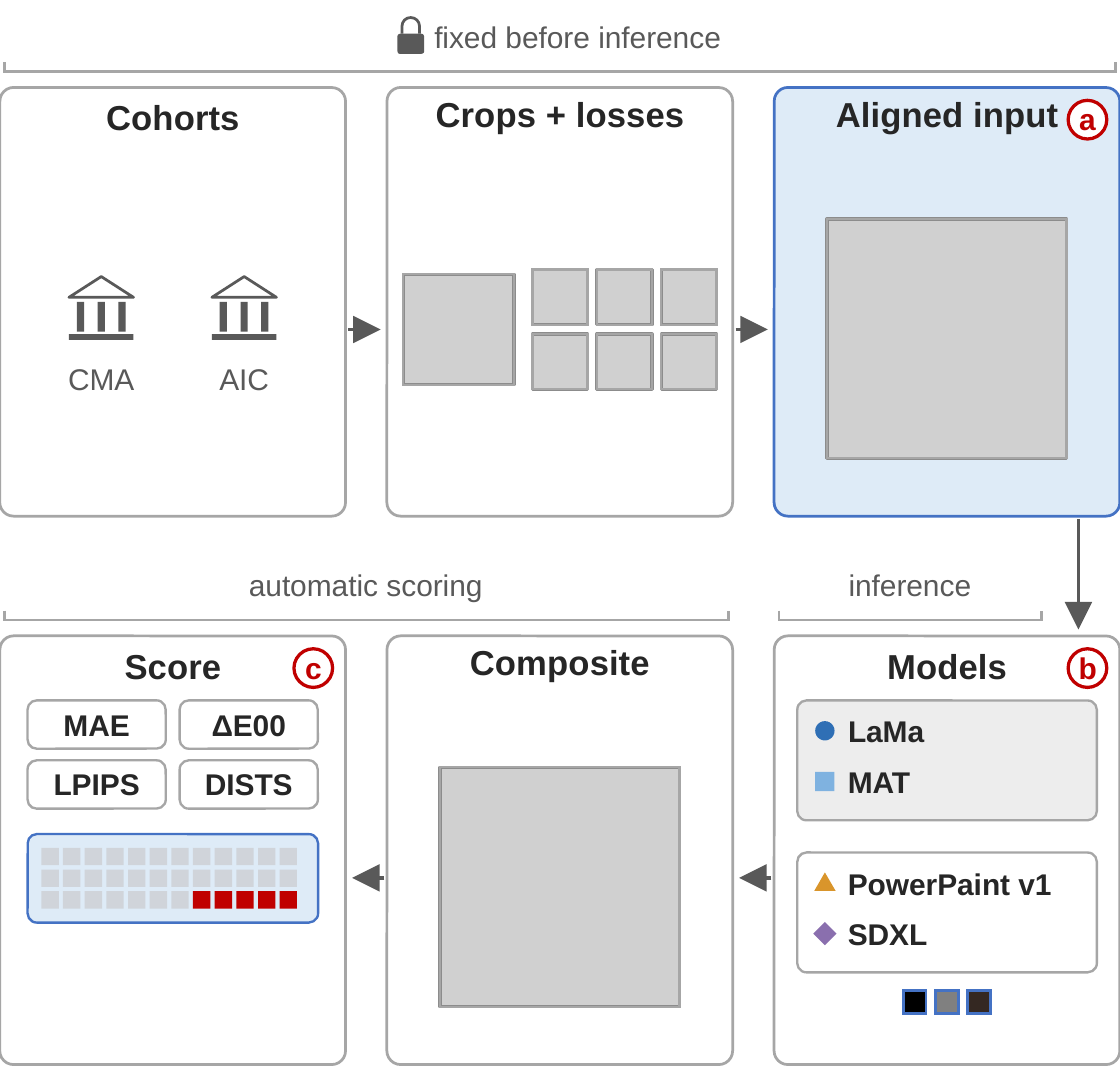
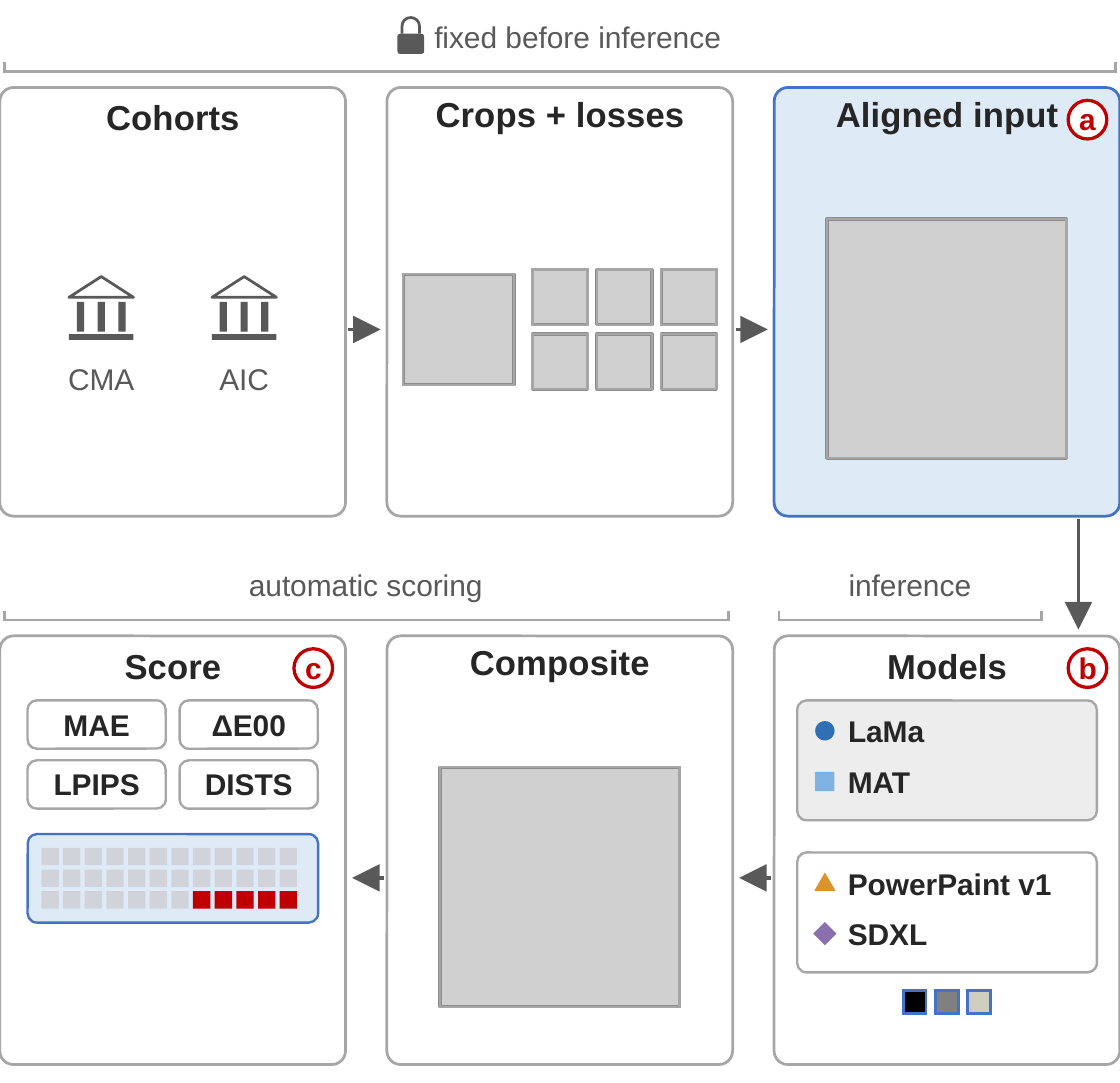
Before and after one commit to Casey-sketch-cyber/wei-xiong-ai3d-research, a slide deck: slide 1 of docs/paper/figures/figure-2-pipeline.pptx. Drawn at 1120x1083 pixels with LibreOffice and Linux fonts; fonts in the diff are those of the drawing; grey boxes stand for pictures. Boxes give left, top, right and bottom in pixels: in the first picture for what was removed or moved away, otherwise in the second. Text is boxed around its words. In the diff, an @@ line names an element or a change of style, - is before the commit and + after.

```diff
--- a/docs/paper/figures/figure-2-pipeline.pptx
+++ b/docs/paper/figures/figure-2-pipeline.pptx
@@ rectangle at bbox=[968, 991, 991, 1014]: fill #342822 to #CFCDBE @@
```
Also in this commit, not shown: 11 other files.
